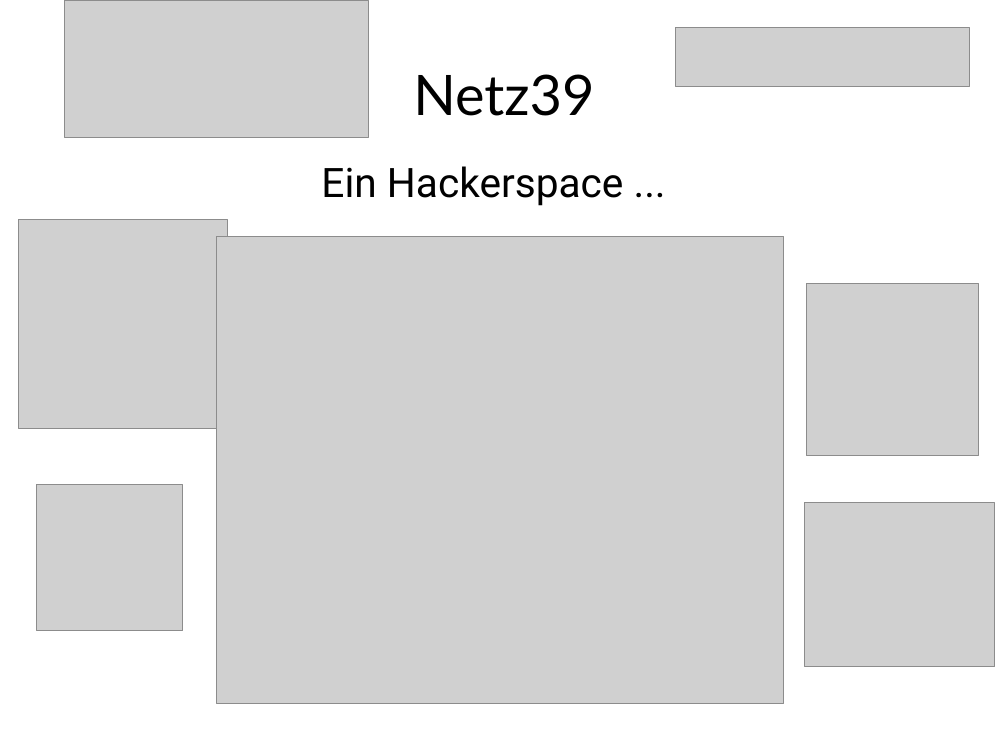
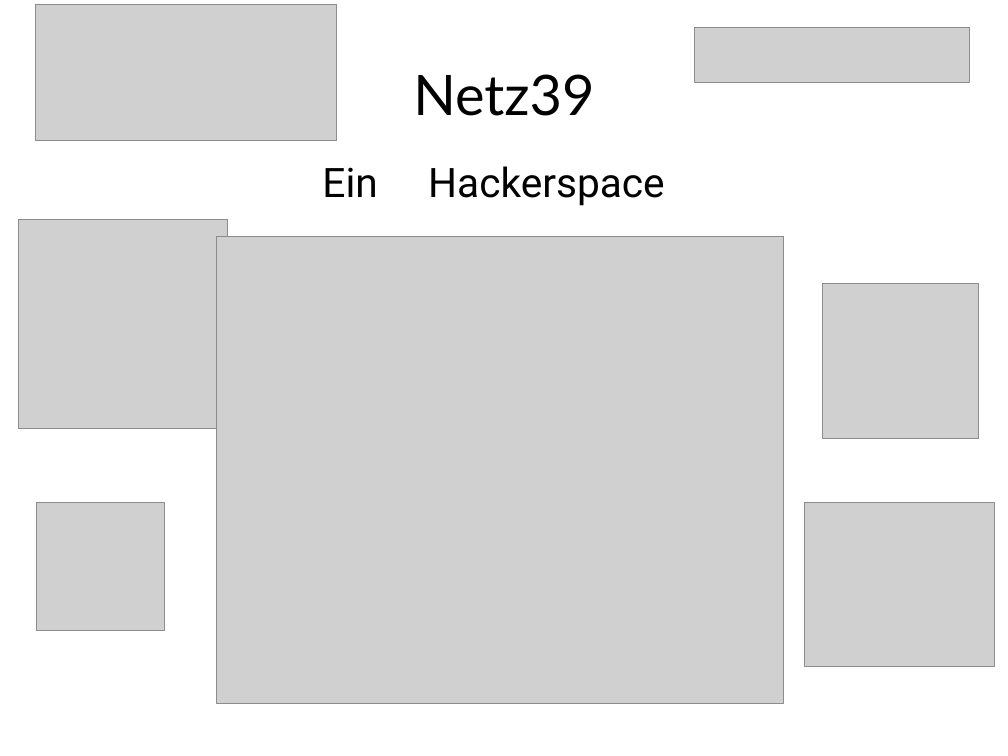
Before and after one commit to netz39/Talks, a slide deck: slide 1 of FIN-FR_2012-09-05/FIN_FR_2012-09-05.odp. Drawn at 1008x756 pixels with LibreOffice and Linux fonts; fonts in the diff are those of the drawing; grey boxes stand for pictures. Boxes give left, top, right and bottom in pixels: in the first picture for what was removed or moved away, otherwise in the second. Text is boxed around its words. In the diff, an @@ line names an element or a change of style, - is before the commit and + after.

```diff
--- a/FIN-FR_2012-09-05/FIN_FR_2012-09-05.odp
+++ b/FIN-FR_2012-09-05/FIN_FR_2012-09-05.odp
@@ picture: place and size @@
-picture at (64, 0, 369, 137)
+picture at (36, 5, 338, 141)
@@ picture: place and size @@
-picture at (676, 27, 970, 86)
+picture at (695, 27, 970, 82)
@@ subtitle at (322, 166, 665, 206): text changed @@
-Ein Hackerspace ...
+Ein Hackerspace
@@ picture: place and size @@
-picture at (807, 284, 979, 456)
+picture at (823, 284, 979, 439)
@@ picture: place and size @@
-picture at (37, 485, 183, 631)
+picture at (37, 503, 165, 631)
```
Also in this commit, not shown: 2 other slides changed, 3 other files.
